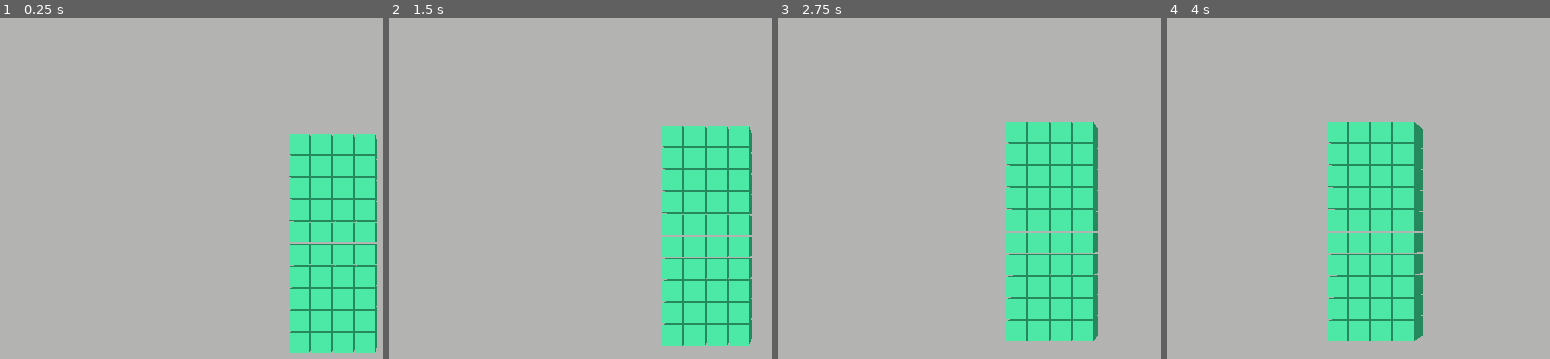
Above: before the commit, frames 1-4 (left to right).
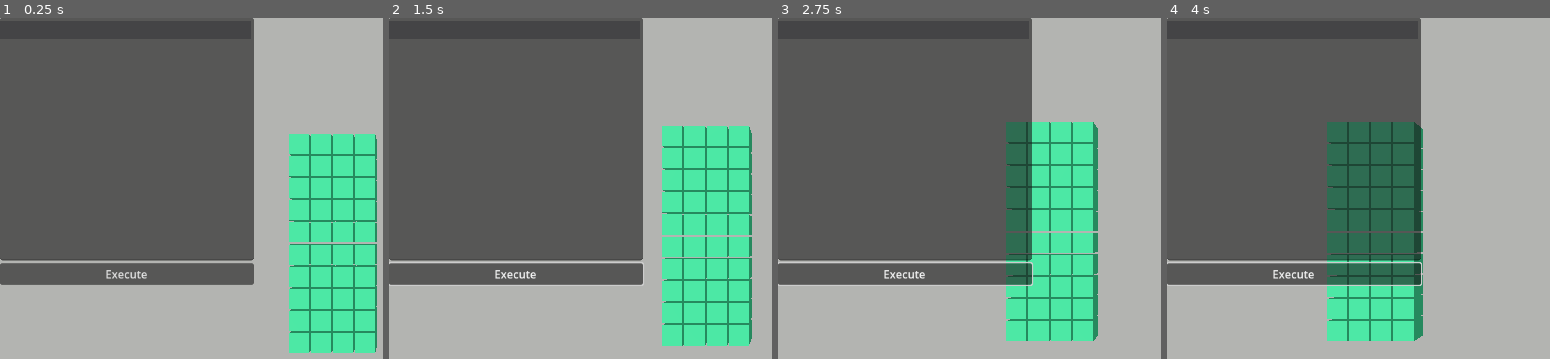
Above: after the commit, the same moments.

Repository: marekw96/matrixVisualisation
Game: Godot game, scene res://SceneWithCommands.tscn
The game is run twice, just before and just after one commit, with the same random seed, the same clock (stepped at 60 frames per second) and the same inputs.
Inputs (mouse positions are in pixels of both pictures, inside the frame that each line leads up to):
- Up to frame 1 (0.25 s): no input
- Up to frame 2 (1.5 s): click (515, 273) at 0.5 s, where only the run after the commit has a clickable "Execute"; tap Enter at 1.25 s; move the mouse to (outside the picture) at 1.27 s; hold D from 1.28 s (still down); tap Q at 1.35 s; click (outside the picture) at 1.42 s
- Up to frame 3 (2.75 s): release D at 2 s; drag from (1019, 263) to (1138, 331) at 2.02 s
- Up to frame 4 (4 s): tap Space at 2.75 s; move the mouse to (outside the picture) at 2.77 s; hold D 2.78-3.5 s; tap Shift at 2.85 s; drag from (1527, 331) to (1327, 174) at 3.52 s

The runs differ from the first frame. In frame 1, 51% of the frame differs, in the area x 0-67%, y 0-79%; in frame 2, 52%; in frame 3, 52%; in frame 4, 52%.

Commit message:
Add UI to execute scripts

Diff:
--- a/CommandParserAndExecutor.gd
+++ b/CommandParserAndExecutor.gd
@@ -1,4 +1,4 @@
-extends Node
+class_name CommandParserAndExecutor extends Node
 
 @export_multiline  var commands:String
 @export var styleManager: StyleManager
@@ -11,6 +11,9 @@
 
 func _ready():
 	parse(commands)
+	started = true
+
+func start():
 	started = true
 
 func parse(txt):
--- a/SceneWithCommands.tscn
+++ b/SceneWithCommands.tscn
@@ -1,9 +1,10 @@
-[gd_scene load_steps=15 format=3 uid="uid://w8x3xd1hmwka"]
+[gd_scene load_steps=16 format=3 uid="uid://w8x3xd1hmwka"]
 
 [ext_resource type="Script" path="res://camera.gd" id="1_qudkr"]
 [ext_resource type="Script" path="res://CommandParserAndExecutor.gd" id="2_r0eia"]
 [ext_resource type="Script" path="res://StyleManager.gd" id="3_qj3ly"]
 [ext_resource type="Script" path="res://Style.gd" id="4_145dm"]
+[ext_resource type="Script" path="res://UIControl.gd" id="5_auhvp"]
 
 [sub_resource type="Environment" id="Environment_iy8it"]
 background_mode = 1
@@ -99,3 +100,27 @@
 [node name="normal" type="CSGBox3D" parent="StyleManager/yellow"]
 transform = Transform3D(1, 0, 0, 0, 1, 0, 0, 0, 1, -2.9863, 0, 0)
 material = SubResource("StandardMaterial3D_6o8mc")
+
+[node name="Control" type="Control" parent="." node_paths=PackedStringArray("scriptCode", "executionButton", "commadExecutor")]
+layout_mode = 3
+anchors_preset = 0
+offset_right = 600.0
+offset_bottom = 578.0
+script = ExtResource("5_auhvp")
+scriptCode = NodePath("VBoxContainer/CodeEdit")
+executionButton = NodePath("VBoxContainer/Button")
+commadExecutor = NodePath("../Commands")
+
+[node name="VBoxContainer" type="VBoxContainer" parent="Control"]
+layout_mode = 0
+offset_right = 366.0
+offset_bottom = 385.0
+
+[node name="CodeEdit" type="CodeEdit" parent="Control/VBoxContainer"]
+custom_minimum_size = Vector2(0, 350)
+layout_mode = 2
+highlight_current_line = true
+
+[node name="Button" type="Button" parent="Control/VBoxContainer"]
+layout_mode = 2
+text = "Execute"
--- /dev/null
+++ b/UIControl.gd
@@ -0,0 +1,18 @@
+extends Control
+
+@export var scriptCode: TextEdit
+@export var executionButton: Button
+@export var commadExecutor: CommandParserAndExecutor
+
+
+# Called when the node enters the scene tree for the first time.
+func _ready():
+	executionButton.pressed.connect(onExecutionButtonPressed)
+
+# Called every frame. 'delta' is the elapsed time since the previous frame.
+func _process(delta):
+	pass
+
+func onExecutionButtonPressed():
+	commadExecutor.parse(scriptCode.text)
+	commadExecutor.start()
